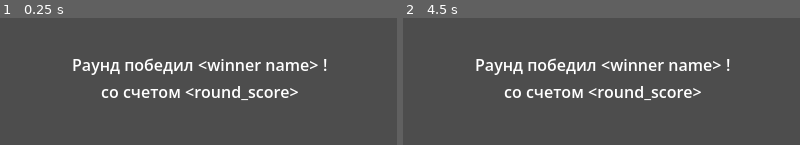
Above: before the commit, frames 1-2 (left to right).
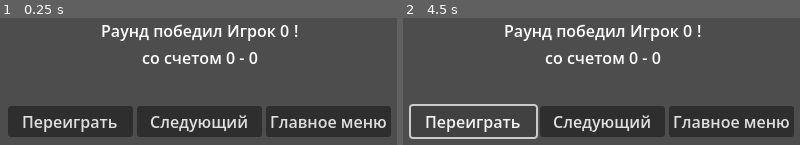
Above: after the commit, the same moments.

Repository: usd741/pong
Game: Godot game, scene res://scenes/winner_screen.tscn
Same seed, same stepped clock (60 frames per second), same inputs: the game is played once before the commit and once after it. This scene is started directly instead of the project's main scene.
Inputs (mouse positions are in pixels of both pictures, inside the frame that each line leads up to):
- Up to frame 1 (0.25 s): no input
- Up to frame 2 (4.5 s): click (601, 120) at 0.5 s, where only the run after the commit has a clickable "Следующий"; click (732, 120) at 1.25 s, where only the run after the commit has a clickable "Главное меню"; click (474, 120) at 2 s, where only the run after the commit has a clickable "Переиграть"; click (474, 120) at 2.75 s, where only the run after the commit has a clickable "Переиграть"; tap Enter at 3.5 s; hold W (p1_up) 3.53-4.28 s; tap Space (p1_grab) at 3.6, 4.25 s; hold S (p1_down) from 4.28 s (still down); tap Down (p2_down) at 4.35 s

The runs differ from the first frame. In frame 1, 30% of the frame differs, in the area x 2-99%, y 4-94%; in frame 2, 25%.

Commit message:
2026.09.05
- added round finished
- added winner screen ui with score update
- added winner screen with buttons to change a scene or restart  current one

Diff:
--- /dev/null
+++ b/components/stage_manager_component.gd
@@ -0,0 +1,34 @@
+class_name StageManagerComponent
+extends Node
+
+@export var winner_screen: PackedScene
+@export var next_stage_1: PackedScene
+@export var next_stage_2: PackedScene
+
+@export var round_manager: Node
+
+var current_scene: Node = null
+
+func _ready() -> void:
+	#listening on whenever round ends
+	round_manager.round_ended.connect(_on_round_ended)
+
+
+func _on_round_ended(winner: int, score_p1: int, score_p2: int) -> void:
+	show_winner_screen()
+
+	#connection to total score in global manager
+	var total_score_p1 = GlobalGameManager.total_score_p1
+	var total_score_p2 = GlobalGameManager.total_score_p2
+
+	#sending data to winner screen
+	if current_scene and current_scene.has_method("set_data"):
+		current_scene.set_data(winner, score_p1, score_p2, total_score_p1, total_score_p2)
+
+func show_winner_screen():
+	if current_scene:
+		current_scene.queue_free()
+	var instance = winner_screen.instantiate()
+	add_child(instance)
+	current_scene = instance
+	get_tree().paused = true
--- a/scenes/tennis_scene.tscn
+++ b/scenes/tennis_scene.tscn
@@ -6,6 +6,8 @@
 [ext_resource type="PackedScene" uid="uid://bp6qseqcmf13t" path="res://scenes/control_ui.tscn" id="4_e6cx5"]
 [ext_resource type="Script" uid="uid://ub54xxh2tehx" path="res://scripts/round_game_manager.gd" id="5_ifhmm"]
 [ext_resource type="Script" uid="uid://bdbuvu6nxigob" path="res://components/ball_spawner_component.gd" id="6_losqn"]
+[ext_resource type="Script" uid="uid://tl7eopyl4t2v" path="res://components/stage_manager_component.gd" id="7_kty8a"]
+[ext_resource type="PackedScene" uid="uid://hbfv0fbidjeq" path="res://scenes/winner_screen.tscn" id="8_qf0oj"]
 
 [sub_resource type="PhysicsMaterial" id="PhysicsMaterial_k4xd3"]
 friction = 0.0
@@ -55,12 +57,18 @@
 
 [node name="UI" parent="." unique_id=1474909108 instance=ExtResource("4_e6cx5")]
 
+[node name="BallSpawnerComponent" type="Node" parent="." unique_id=98177043]
+script = ExtResource("6_losqn")
+ball_scene = ExtResource("3_ifhmm")
+metadata/_custom_type_script = "uid://bdbuvu6nxigob"
+
 [node name="RoundGameManager" type="Node" parent="." unique_id=1317701435 node_paths=PackedStringArray("ui_scene", "ball_spawner")]
 script = ExtResource("5_ifhmm")
 ui_scene = NodePath("../UI")
 ball_spawner = NodePath("../BallSpawnerComponent")
 
-[node name="BallSpawnerComponent" type="Node" parent="." unique_id=98177043]
-script = ExtResource("6_losqn")
-ball_scene = ExtResource("3_ifhmm")
-metadata/_custom_type_script = "uid://bdbuvu6nxigob"
+[node name="StageManagerComponent" type="Node" parent="." unique_id=1103559755 node_paths=PackedStringArray("round_manager")]
+script = ExtResource("7_kty8a")
+winner_screen = ExtResource("8_qf0oj")
+round_manager = NodePath("../RoundGameManager")
+metadata/_custom_type_script = "uid://tl7eopyl4t2v"
--- a/scenes/winner_screen.tscn
+++ b/scenes/winner_screen.tscn
@@ -1,4 +1,6 @@
 [gd_scene format=3 uid="uid://hbfv0fbidjeq"]
+
+[ext_resource type="Script" uid="uid://cq172cnmrupbw" path="res://scripts/winner_screen.gd" id="1_mm6lb"]
 
 [node name="Control" type="Control" unique_id=1474909108]
 layout_mode = 3
@@ -7,49 +9,87 @@
 anchor_bottom = 1.0
 grow_horizontal = 2
 grow_vertical = 2
+script = ExtResource("1_mm6lb")
 metadata/_edit_use_anchors_ = true
 
 [node name="HBoxContAll" type="BoxContainer" parent="." unique_id=921755616]
-layout_mode = 1
+layout_mode = 0
 offset_right = 640.0
 offset_bottom = 480.0
 alignment = 1
 vertical = true
 
-[node name="HBoxContScore" type="HBoxContainer" parent="HBoxContAll" unique_id=297645466]
+[node name="HBoxStroke1" type="HBoxContainer" parent="HBoxContAll" unique_id=297645466]
 layout_mode = 2
 alignment = 1
 
-[node name="LabelWinnerDescription1" type="Label" parent="HBoxContAll/HBoxContScore" unique_id=1027348321]
+[node name="LabelWinnerDescription1" type="Label" parent="HBoxContAll/HBoxStroke1" unique_id=1027348321]
+unique_name_in_owner = true
 layout_mode = 2
 text = "Раунд победил"
 horizontal_alignment = 2
 vertical_alignment = 1
 
-[node name="LabelWinnerName" type="Label" parent="HBoxContAll/HBoxContScore" unique_id=212750649]
+[node name="LabelWinnerName" type="Label" parent="HBoxContAll/HBoxStroke1" unique_id=212750649]
+unique_name_in_owner = true
 layout_mode = 2
 size_flags_horizontal = 4
 text = "<winner name>"
 vertical_alignment = 1
 
-[node name="LabelWinnerDescription2" type="Label" parent="HBoxContAll/HBoxContScore" unique_id=1928059916]
+[node name="LabelWinnerDescription2" type="Label" parent="HBoxContAll/HBoxStroke1" unique_id=1928059916]
+unique_name_in_owner = true
 layout_mode = 2
 text = "!"
 horizontal_alignment = 2
 vertical_alignment = 1
 
-[node name="HBoxContScore2" type="HBoxContainer" parent="HBoxContAll" unique_id=630159475]
+[node name="HBoxHBoxStroke1" type="HBoxContainer" parent="HBoxContAll" unique_id=630159475]
 layout_mode = 2
 alignment = 1
 
-[node name="LabelWinnerDescription2" type="Label" parent="HBoxContAll/HBoxContScore2" unique_id=619840542]
+[node name="LabelWinnerDescription3" type="Label" parent="HBoxContAll/HBoxHBoxStroke1" unique_id=619840542]
+unique_name_in_owner = true
 layout_mode = 2
 text = "со счетом"
 horizontal_alignment = 2
 vertical_alignment = 1
 
-[node name="LabelWinnerScore" type="Label" parent="HBoxContAll/HBoxContScore2" unique_id=1305213312]
+[node name="LabelWinnerScore" type="Label" parent="HBoxContAll/HBoxHBoxStroke1" unique_id=1305213312]
+unique_name_in_owner = true
 layout_mode = 2
 text = "<round_score>"
 horizontal_alignment = 2
 vertical_alignment = 1
+
+[node name="ControlSeparator" type="Control" parent="HBoxContAll" unique_id=1287290306]
+custom_minimum_size = Vector2(0, 28.18)
+layout_mode = 2
+
+[node name="HBoxButtons" type="HBoxContainer" parent="HBoxContAll" unique_id=191584647]
+layout_mode = 2
+alignment = 1
+
+[node name="ButtonRestart" type="Button" parent="HBoxContAll/HBoxButtons" unique_id=1430136986]
+custom_minimum_size = Vector2(125, 30)
+custom_maximum_size = Vector2(125, -1)
+layout_mode = 2
+size_flags_horizontal = 4
+size_flags_vertical = 4
+text = "Переиграть"
+
+[node name="ButtonStage1" type="Button" parent="HBoxContAll/HBoxButtons" unique_id=733900449]
+custom_minimum_size = Vector2(125, 30)
+custom_maximum_size = Vector2(125, -1)
+layout_mode = 2
+size_flags_horizontal = 4
+size_flags_vertical = 4
+text = "Следующий"
+
+[node name="ButtonExit" type="Button" parent="HBoxContAll/HBoxButtons" unique_id=1780088144]
+custom_minimum_size = Vector2(125, 30)
+custom_maximum_size = Vector2(125, -1)
+layout_mode = 2
+size_flags_horizontal = 4
+size_flags_vertical = 4
+text = "Главное меню"
--- a/scripts/round_game_manager.gd
+++ b/scripts/round_game_manager.gd
@@ -1,6 +1,8 @@
 extends Node
 
 var win_score: int = 5
+
+signal round_ended(winner: int, score_p1: int, score_p2: int)
 
 @export var ui_scene: Node #select the ui scene
 @export var ball_spawner: BallSpawnerComponent
@@ -40,6 +42,8 @@
 
 func check_round_end():
 	if round_score_p1 >= win_score:
+		round_ended.emit(1, round_score_p1, round_score_p2)
 		GlobalGameManager.add_round_result(1, round_score_p1, round_score_p2)
 	elif round_score_p2 >= win_score:
+		round_ended.emit(2, round_score_p1, round_score_p2)
 		GlobalGameManager.add_round_result(2, round_score_p1, round_score_p2)
--- /dev/null
+++ b/scripts/winner_screen.gd
@@ -0,0 +1,31 @@
+extends Control
+
+
+@onready var label_winner_name: Label = %LabelWinnerName
+@onready var label_round_score: Label = %LabelWinnerScore
+
+var winner: int = 0
+var score_p1: int = 0
+var score_p2: int = 0
+var total_p1: int = 0
+var total_p2: int = 0
+
+
+# Called when the node enters the scene tree for the first time.
+func _ready() -> void:
+	process_mode = Node.PROCESS_MODE_ALWAYS
+	update_ui()
+
+
+
+func set_data(winner: int, score_p1: int, score_p2: int, total_p1: int, total_p2: int) -> void:
+	self.winner = winner
+	self.score_p1 = score_p1
+	self.score_p2 = score_p2
+	self.total_p1 = total_p1
+	self.total_p2 = total_p2
+	update_ui()
+
+func update_ui() -> void:
+	label_winner_name.text = "Игрок " + str(winner)
+	label_round_score.text = str(score_p1) + " - " + str(score_p2)
Not shown, added: components/stage_manager_component.gd.uid
Not shown, added: scripts/winner_screen.gd.uid
